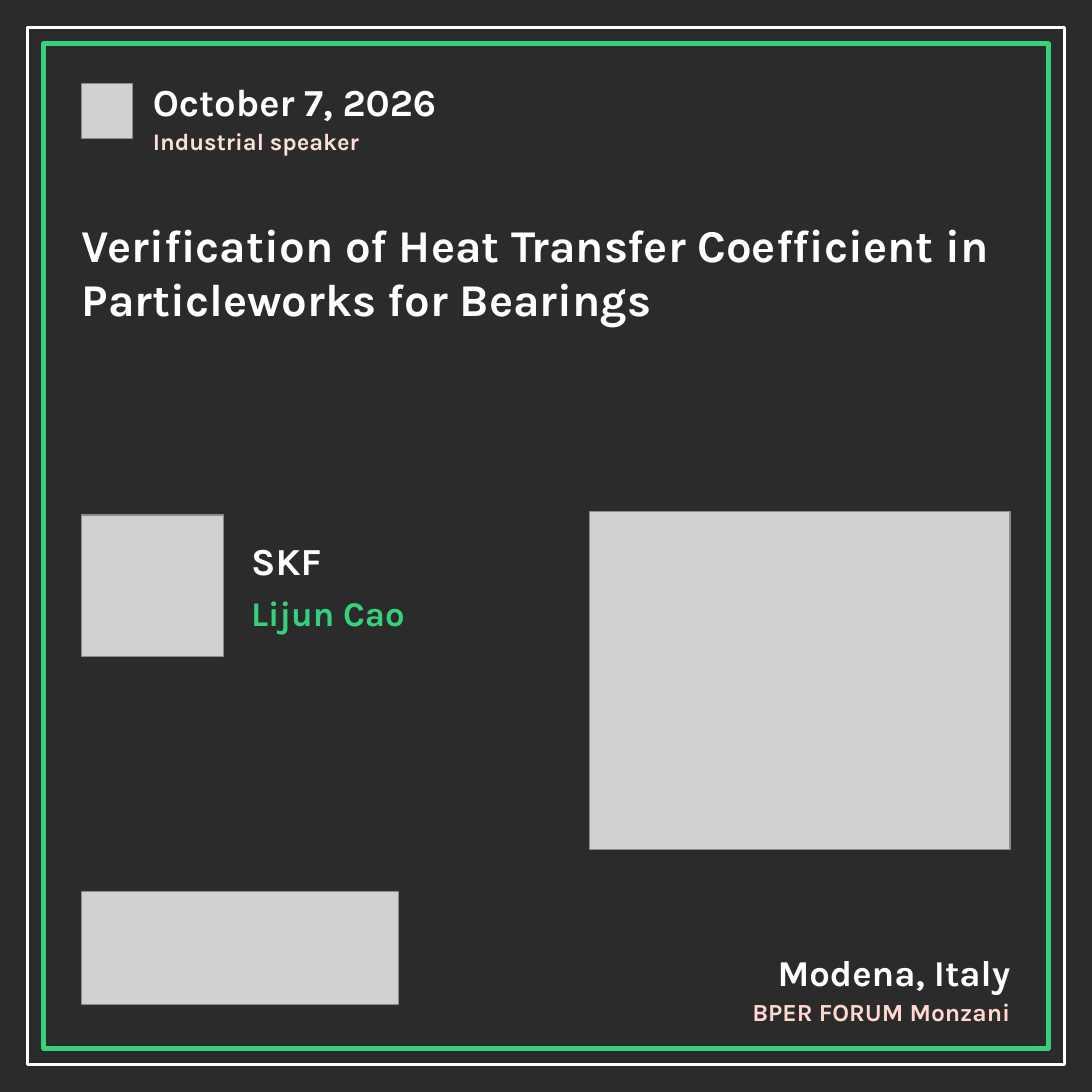
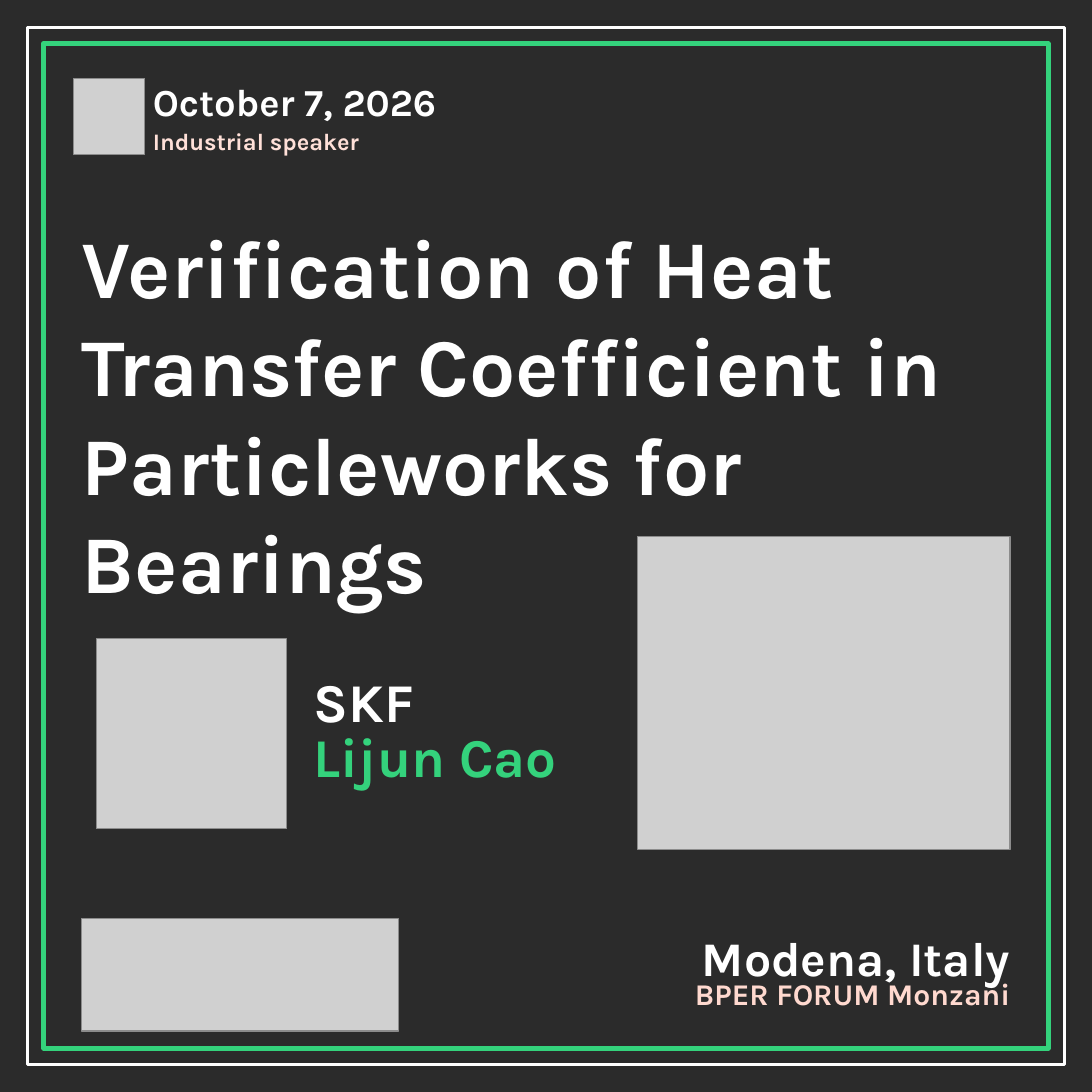
Before and after one commit to micmer-git/pw-website, a slide deck: slide 6 of experience/cards/particleworks-experience-2026-cards.pptx. Drawn at 1092x1092 pixels with LibreOffice and Linux fonts; fonts in the diff are those of the drawing; grey boxes stand for pictures; background and template pictures are left out; a plain dark background stands for a picture behind light text. Boxes give left, top, right and bottom in pixels: in the first picture for what was removed or moved away, otherwise in the second. Text is boxed around its words. In the diff, an @@ line names an element or a change of style, - is before the commit and + after.

```diff
--- a/experience/cards/particleworks-experience-2026-cards.pptx
+++ b/experience/cards/particleworks-experience-2026-cards.pptx
@@ picture: place and size @@
-picture at (82,84,133,139)
+picture at (74,79,145,155)
@@ text "Verification of Heat Transfer Coefficient ..." at (82,239,942,613): size 30 to 54 pt @@
@@ picture: place and size @@
-picture at (590,511,1010,850)
+picture at (638,537,1010,851)
@@ picture: place and size @@
-picture at (82,515,224,657)
+picture at (96,639,286,829)
@@ text "SKF": place and size @@
-text "SKF" at (251,549,321,576)
+text "SKF" at (314,686,414,723)
@@ text "SKF" at (314,686,414,723): size 25.2 to 36 pt @@
@@ text "Lijun Cao": place and size @@
-text "Lijun Cao" at (251,601,405,634)
+text "Lijun Cao" at (314,738,556,790)
@@ text "Lijun Cao" at (314,738,556,790): size 22.8 to 36 pt @@
@@ picture: place and size @@
-picture at (82,892,399,1005)
+picture at (82,918,399,1031)
@@ text "Modena, Italy": place and size @@
-text "Modena, Italy" at (778,961,1010,995)
+text "Modena, Italy" at (702,943,1010,988)
@@ text "Modena, Italy" at (702,943,1010,988): size 24 to 31.8 pt @@
@@ text "BPER FORUM Monzani": place and size @@
-text "BPER FORUM Monzani" at (752,1003,1011,1022)
+text "BPER FORUM Monzani" at (695,978,1010,1006)
@@ text "BPER FORUM Monzani" at (695,978,1010,1006): size 16.2 to 19.8 pt @@
```
Also in this commit, not shown: 9 other slides changed, 11 other files.
